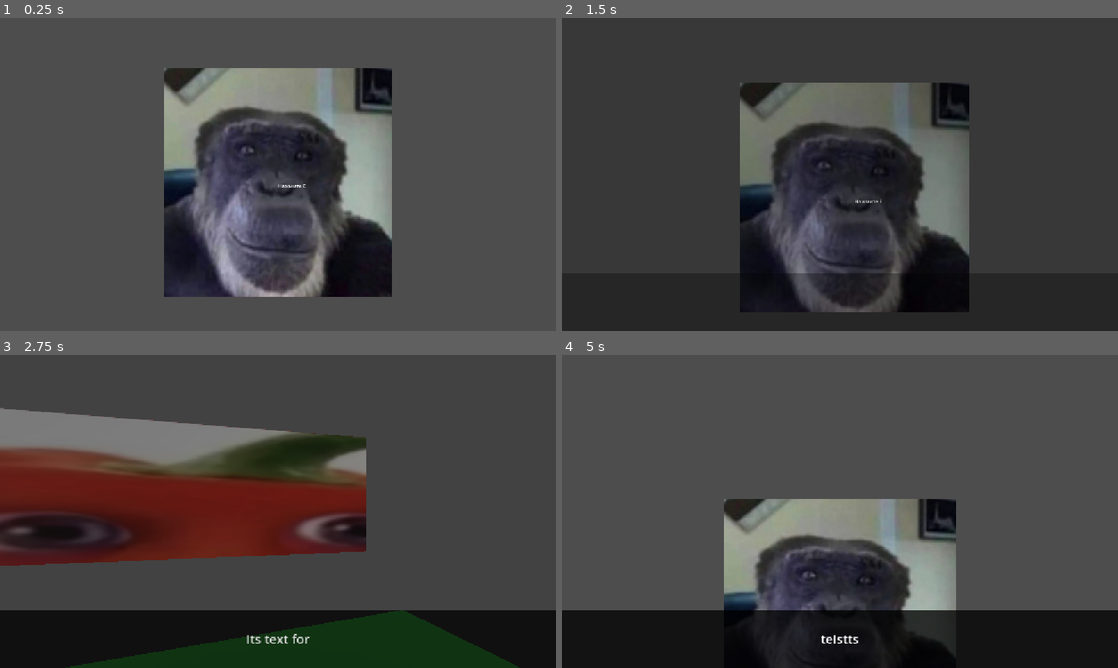
Above: before the commit, frames 1-4 (two rows, left to right).
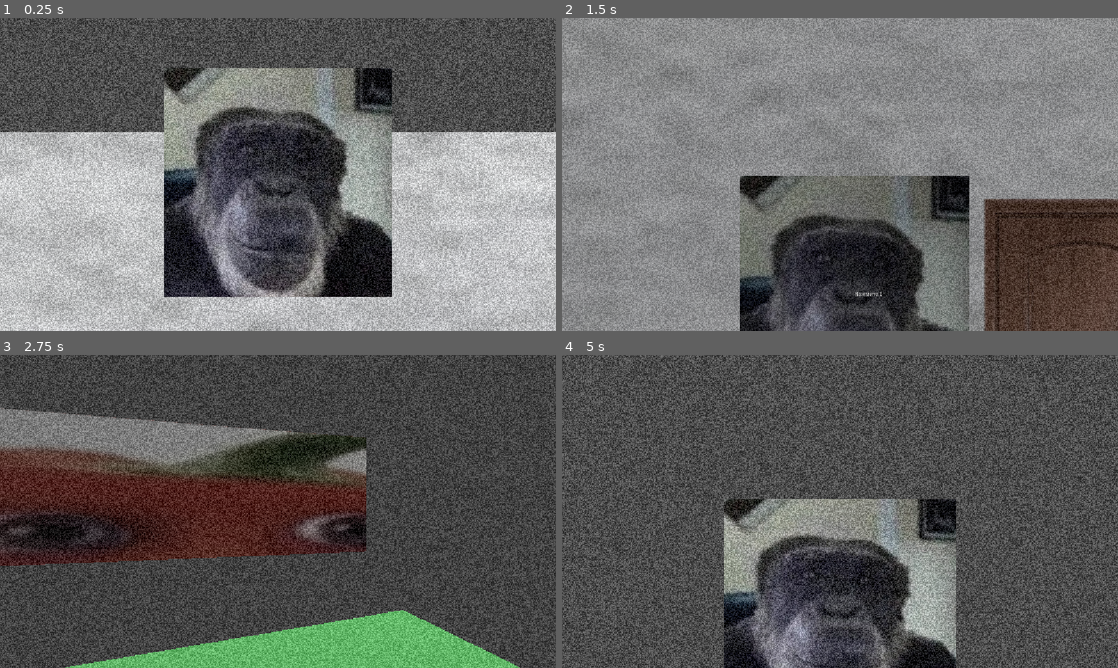
Above: after the commit, the same moments.

Repository: JustMan444/Game
Game: Godot game, scene res://scenes/будка_охраны.tscn
Two runs of this game, one before a commit and one after it. Both use one fixed random seed, a clock stepped at 60 frames per second and the inputs below. Sound files missing from this copy of the repository are replaced by a short silence.
Inputs (mouse positions are in pixels of both pictures, inside the frame that each line leads up to):
- Up to frame 1 (0.25 s): no input
- Up to frame 2 (1.5 s): tap Enter (ui_accept) at 0.5 s; move the mouse to (962, 158) at 0.52 s; hold D (move_right) 0.53-1.28 s; hold F 0.53-1.28 s; tap E (interact) at 0.6 s; click (962, 158) at 0.67 s; tap Space (jump) at 0.77, 1.07 s; move the mouse to (812, 174) at 1.27 s; hold W (move_forward) from 1.28 s (still down); tap F at 1.35 s; click (812, 174) at 1.42 s
- Up to frame 3 (2.75 s): keep holding W (move_forward); tap Space (jump) at 1.52, 1.82, 2.3 s; tap R at 1.55 s; move the mouse to (289, 505) at 2.02 s; hold R from 2.03 s (still down); click (289, 505) at 2.17 s
- Up to frame 4 (5 s): keep holding W (move_forward); move the mouse to (834, 517) at 2.77 s; release R at 2.78 s; tap Space (jump) at 2.85, 3.02, 3.32, 3.77, 4.07, 4.52, 4.82 s; click (834, 517) at 2.92 s; tap E (interact) at 3.05, 3.6 s; move the mouse to (878, 514) at 3.52 s; hold F 3.53-4.28 s; click (878, 514) at 3.67 s; move the mouse to (795, 508) at 4.27 s; tap F at 4.35 s; click (795, 508) at 4.42 s; tap R at 4.55 s

The runs differ from the first frame. In frame 1, 64% of the frame differs, in the area x 0-100%, y 0-100%; in frame 2, 91%; in frame 3, 46%; in frame 4, 46%.

Commit message:
Сделали много чего
Сделали будку охраны фоновую музыку шейдеры обсудили крутую концовку короче лютейший СЛОВО НЕ ПТИЧКА СКИБИДИ ЯИЧКО

Diff:
--- a/project.godot
+++ b/project.godot
@@ -26,6 +26,8 @@
 InputManager="*uid://boq0cxajgvyx3"
 TextManager="*uid://7lrbgbtndwps"
 Subtitle="*uid://cu6bx3e5dp6f4"
+ShaderManager="*uid://cd5byodykmyje"
+MusicManager="*uid://hax57yr18uie"
 
 [display]
 
--- /dev/null
+++ b/scenes/Coffee.gd
@@ -0,0 +1,4 @@
+extends Area2D
+
+func interact():
+	Subtitle.show_text("(The tea is so cold that it makes my soul sad... and I love tea, but since I'm at work and not paying for electricity, I can just turn the kettle back on later!)",0.09,10)
--- a/scenes/level.tscn
+++ b/scenes/level.tscn
@@ -39,3 +39,5 @@
 [node name="Player2D" parent="." unique_id=186757084 instance=ExtResource("1_2q6dc")]
 position = Vector2(-9.195782, 1027.5305)
 scale = Vector2(-0.0034010895, -0.18132715)
+
+[node name="CanvasLayer" type="CanvasLayer" parent="." unique_id=505215486]
--- a/scenes/objects/player_2d.tscn
+++ b/scenes/objects/player_2d.tscn
@@ -1,7 +1,7 @@
 [gd_scene format=3 uid="uid://d1vhq8sfeplqb"]
 
 [ext_resource type="Script" uid="uid://c0p78p0s0x2d" path="res://scripts/Player2D/player_2d.gd" id="1_itixg"]
-[ext_resource type="Texture2D" uid="uid://bbj5lv8yl221d" path="res://assets/images/Снимок экрана 2026-08-23 144101.png" id="2_yq0xm"]
+[ext_resource type="Texture2D" uid="uid://bbj5lv8yl221d" path="res://assets/images/Обезьяна.png" id="2_yq0xm"]
 
 [sub_resource type="RectangleShape2D" id="RectangleShape2D_qgm6r"]
 size = Vector2(734, 735)
@@ -11,6 +11,7 @@
 
 [node name="Player2D" type="CharacterBody2D" unique_id=186757084]
 script = ExtResource("1_itixg")
+jump_velocity = -1000.0
 
 [node name="Sprite" type="Sprite2D" parent="." unique_id=1531746195]
 texture = ExtResource("2_yq0xm")
--- a/scenes/будка_охраны.tscn
+++ b/scenes/будка_охраны.tscn
@@ -3,6 +3,20 @@
 [ext_resource type="PackedScene" uid="uid://d1vhq8sfeplqb" path="res://scenes/objects/player_2d.tscn" id="1_0f17b"]
 [ext_resource type="Script" uid="uid://7lswxl3s4rvy" path="res://scripts/Door/Door.gd" id="2_huq6g"]
 [ext_resource type="Texture2D" uid="uid://c0ylia515riqp" path="res://assets/images/Очень важная вещь!.png" id="3_huq6g"]
+[ext_resource type="Script" uid="uid://8pl02g7lai6v" path="res://scenes/Coffee.gd" id="4_hsrjk"]
+[ext_resource type="Texture2D" uid="uid://bbj5lv8yl221d" path="res://assets/images/Обезьяна.png" id="5_i84a3"]
+[ext_resource type="Texture2D" uid="uid://b0g1n57c13gd5" path="res://assets/images/Стена.png" id="6_wae84"]
+[ext_resource type="Texture2D" uid="uid://drakhm8146exb" path="res://assets/images/Кофе.png" id="7_ncnac"]
+[ext_resource type="Texture2D" uid="uid://2u31wm16yeor" path="res://assets/images/Дверь.png" id="8_vqmx0"]
+[ext_resource type="Texture2D" uid="uid://b4swi8beu26xd" path="res://assets/images/Снимок экрана 2026-08-25 130600.png" id="9_ncnac"]
+[ext_resource type="Texture2D" uid="uid://bg83kc6ocuin4" path="res://assets/images/Снимок экрана 2026-08-25 183614.png" id="10_awq4u"]
+[ext_resource type="Texture2D" uid="uid://b3e61g528evv4" path="res://assets/images/Снимок экрана 2026-08-25 182142.png" id="10_jb47g"]
+[ext_resource type="Texture2D" uid="uid://dr7f1vtgwqilr" path="res://assets/images/Снимок экрана 2026-08-25 181811.png" id="10_vqmx0"]
+[ext_resource type="Texture2D" uid="uid://cf3et8dvgj3rc" path="res://assets/images/Снимок экрана 2026-08-25 183521.png" id="13_awq4u"]
+[ext_resource type="Texture2D" uid="uid://dyx3oqsrpk3xf" path="res://assets/images/Снимок экрана 2026-08-25 182426.png" id="13_w2ktc"]
+[ext_resource type="Texture2D" uid="uid://dnddivyj7eg5i" path="res://assets/images/Снимок экрана 2026-08-25 183940-Photoroom.png" id="15_sqyn4"]
+[ext_resource type="Texture2D" uid="uid://cpmp22uqjdk66" path="res://assets/images/Снимок экрана 2026-08-25 184222-Photoroom.png" id="16_f4qvh"]
+[ext_resource type="Texture2D" uid="uid://bi6wp34515c8x" path="res://assets/images/Снимок экрана 2026-08-25 184531-Photoroom.png" id="17_f4qvh"]
 
 [sub_resource type="BoxMesh" id="BoxMesh_qgm6r"]
 
@@ -13,12 +27,101 @@
 size = Vector2(3868, 186.3548)
 
 [sub_resource type="RectangleShape2D" id="RectangleShape2D_qgm6r"]
-size = Vector2(335.64172, 191.54623)
+size = Vector2(164.86594, 191.54623)
+
+[sub_resource type="RectangleShape2D" id="RectangleShape2D_jrp6w"]
+size = Vector2(1072.7639, 84.7153)
 
 [sub_resource type="RectangleShape2D" id="RectangleShape2D_n34aw"]
-size = Vector2(237.96301, 141.62012)
+size = Vector2(64.14608, 97.97487)
+
+[sub_resource type="RectangleShape2D" id="RectangleShape2D_d45qh"]
+size = Vector2(8.686058, 61.607037)
+
+[sub_resource type="BoxMesh" id="BoxMesh_x2soh"]
+
+[sub_resource type="BoxMesh" id="BoxMesh_mbtxa"]
+
+[sub_resource type="BoxMesh" id="BoxMesh_n34aw"]
+
+[sub_resource type="BoxMesh" id="BoxMesh_jrp6w"]
+
+[sub_resource type="BoxMesh" id="BoxMesh_d45qh"]
+
+[sub_resource type="BoxMesh" id="BoxMesh_g384c"]
+
+[sub_resource type="BoxMesh" id="BoxMesh_m64i8"]
+
+[sub_resource type="BoxMesh" id="BoxMesh_rmjgw"]
+
+[sub_resource type="BoxMesh" id="BoxMesh_j3ygf"]
 
 [node name="БудкаОхраны" type="Node2D" unique_id=1092935491]
+
+[node name="Node2D" type="Node2D" parent="." unique_id=290572703]
+
+[node name="СнимокЭкрана20260823144101" type="Sprite2D" parent="Node2D" unique_id=796776651]
+position = Vector2(-904, 2631)
+texture = ExtResource("5_i84a3")
+
+[node name="СнимокЭкрана20260825125801" type="Sprite2D" parent="Node2D" unique_id=638794265]
+z_index = 1
+position = Vector2(-8431, 1166)
+texture = ExtResource("6_wae84")
+
+[node name="СнимокЭкрана20260825125802" type="Sprite2D" parent="Node2D" unique_id=1925542604]
+z_index = 1
+position = Vector2(-8431, 620)
+texture = ExtResource("6_wae84")
+
+[node name="СнимокЭкрана20260825125803" type="Sprite2D" parent="Node2D" unique_id=1478453012]
+z_index = 1
+position = Vector2(-8430, 66)
+texture = ExtResource("6_wae84")
+
+[node name="СнимокЭкрана20260825125804" type="Sprite2D" parent="Node2D" unique_id=1948038305]
+z_index = 1
+position = Vector2(-8430, -487)
+texture = ExtResource("6_wae84")
+
+[node name="СнимокЭкрана20260825125807" type="Sprite2D" parent="Node2D" unique_id=867442676]
+z_index = 1
+position = Vector2(-4963, 1161.5)
+texture = ExtResource("6_wae84")
+
+[node name="СнимокЭкрана20260825125808" type="Sprite2D" parent="Node2D" unique_id=300249621]
+z_index = 1
+position = Vector2(-4953, 605.5)
+texture = ExtResource("6_wae84")
+
+[node name="СнимокЭкрана20260825125809" type="Sprite2D" parent="Node2D" unique_id=1251271554]
+z_index = 1
+position = Vector2(-4949, 58.5)
+texture = ExtResource("6_wae84")
+
+[node name="СнимокЭкрана20260825125810" type="Sprite2D" parent="Node2D" unique_id=1610856062]
+z_index = 1
+position = Vector2(-4946, -475.5)
+texture = ExtResource("6_wae84")
+
+[node name="СнимокЭкрана20260825125811" type="Sprite2D" parent="Node2D" unique_id=629925143]
+position = Vector2(533, 1358)
+texture = ExtResource("6_wae84")
+
+[node name="СнимокЭкрана20260825125812" type="Sprite2D" parent="Node2D" unique_id=308585833]
+position = Vector2(533, -1134)
+scale = Vector2(0.9993382, 1)
+texture = ExtResource("6_wae84")
+
+[node name="СнимокЭкрана20260825125836" type="Sprite2D" parent="Node2D" unique_id=42756569]
+position = Vector2(-2260, 2187)
+texture = ExtResource("7_ncnac")
+
+[node name="СнимокЭкрана20260825130118" type="Sprite2D" parent="Node2D" unique_id=714390545]
+z_index = 1
+position = Vector2(-127, 233)
+scale = Vector2(4, 4)
+texture = ExtResource("8_vqmx0")
 
 [node name="MeshInstance2D" type="MeshInstance2D" parent="." unique_id=262952041]
 position = Vector2(22444, -5303)
@@ -26,7 +129,8 @@
 mesh = SubResource("BoxMesh_qgm6r")
 
 [node name="Player2D" parent="." unique_id=186757084 instance=ExtResource("1_0f17b")]
-position = Vector2(-3264, 466)
+z_index = 2
+position = Vector2(-6446, -785)
 
 [node name="StaticBody2D" type="StaticBody2D" parent="." unique_id=232853918]
 scale = Vector2(1, 6.8400006)
@@ -37,25 +141,124 @@
 shape = SubResource("RectangleShape2D_mbtxa")
 
 [node name="CollisionShape2D2" type="CollisionShape2D" parent="StaticBody2D" unique_id=280624100]
-position = Vector2(2218, -46.345024)
+position = Vector2(-3274, -73.1725)
 scale = Vector2(1, 2.9999998)
 shape = SubResource("RectangleShape2D_x2soh")
 
 [node name="CollisionShape2D" type="CollisionShape2D" parent="StaticBody2D" unique_id=545086285]
-position = Vector2(-4112.5, 404.60526)
+position = Vector2(-8317, 404.60535)
 scale = Vector2(49.24, 2.023392)
 shape = SubResource("RectangleShape2D_qgm6r")
 
+[node name="CollisionShape2D4" type="CollisionShape2D" parent="StaticBody2D" unique_id=294865386]
+position = Vector2(-6708, 179.51743)
+rotation = 3.1415927
+scale = Vector2(0.7798319, -1.0040485)
+shape = SubResource("RectangleShape2D_jrp6w")
+
 [node name="Area2D" type="Area2D" parent="." unique_id=432924909]
-position = Vector2(-384, 286)
+z_index = 1
+position = Vector2(-5873, 277.5)
 script = ExtResource("2_huq6g")
 
 [node name="CollisionShape2D" type="CollisionShape2D" parent="Area2D" unique_id=809121119]
-position = Vector2(-833.5, 122)
+position = Vector2(358.7505, 479.5)
 scale = Vector2(9.72, 14.319999)
 shape = SubResource("RectangleShape2D_n34aw")
 
 [node name="ОченьВажнаяВещь!" type="Sprite2D" parent="." unique_id=1305869176]
-position = Vector2(-1736, 867.99994)
-scale = Vector2(0.3444588, 0.450618)
+position = Vector2(58.000004, -1206.9999)
+scale = Vector2(0.31913045, 0.4828283)
 texture = ExtResource("3_huq6g")
+
+[node name="Area2D2" type="Area2D" parent="." unique_id=1846094971]
+z_index = 1
+position = Vector2(-6721, 159)
+script = ExtResource("4_hsrjk")
+
+[node name="CollisionShape2D" type="CollisionShape2D" parent="Area2D2" unique_id=1283525917]
+position = Vector2(-118.999985, 611)
+scale = Vector2(54.91556, 7.564071)
+shape = SubResource("RectangleShape2D_d45qh")
+
+[node name="СнимокЭкрана20260825130600" type="Sprite2D" parent="." unique_id=434509170]
+position = Vector2(-3141.0005, 2796)
+scale = Vector2(2.0322325, 0.56386846)
+texture = ExtResource("9_ncnac")
+
+[node name="MeshInstance2D2" type="MeshInstance2D" parent="." unique_id=1825093021]
+z_index = 1
+position = Vector2(-6664, 2391)
+scale = Vector2(4119.3955, 1963.1483)
+mesh = SubResource("BoxMesh_x2soh")
+texture = ExtResource("10_awq4u")
+
+[node name="MeshInstance2D3" type="MeshInstance2D" parent="." unique_id=132843928]
+z_index = 1
+position = Vector2(-7532.959, 1295.7418)
+scale = Vector2(69.37618, 229.28827)
+mesh = SubResource("BoxMesh_mbtxa")
+texture = ExtResource("10_jb47g")
+
+[node name="MeshInstance2D4" type="MeshInstance2D" parent="." unique_id=936113368]
+z_index = 1
+position = Vector2(-7400.959, 1296.742)
+scale = Vector2(-62.08984, 230.4296)
+mesh = SubResource("BoxMesh_n34aw")
+texture = ExtResource("10_jb47g")
+
+[node name="MeshInstance2D5" type="MeshInstance2D" parent="." unique_id=395613601]
+z_index = 1
+position = Vector2(-7467.959, 1158.7418)
+scale = Vector2(214.08249, 49.024986)
+mesh = SubResource("BoxMesh_jrp6w")
+texture = ExtResource("13_w2ktc")
+
+[node name="MeshInstance2D6" type="MeshInstance2D" parent="." unique_id=656191529]
+z_index = 1
+position = Vector2(-7093, 1259)
+scale = Vector2(147.75032, 383.12338)
+mesh = SubResource("BoxMesh_d45qh")
+texture = ExtResource("10_jb47g")
+
+[node name="MeshInstance2D7" type="MeshInstance2D" parent="." unique_id=586985096]
+z_index = 1
+position = Vector2(-6322, 1254.0001)
+scale = Vector2(-146.5353, 372.17786)
+mesh = SubResource("BoxMesh_g384c")
+texture = ExtResource("10_jb47g")
+
+[node name="MeshInstance2D8" type="MeshInstance2D" parent="." unique_id=399391208]
+z_index = 1
+position = Vector2(-6710, 1006)
+scale = Vector2(999.0834, 134.38399)
+mesh = SubResource("BoxMesh_m64i8")
+texture = ExtResource("10_vqmx0")
+
+[node name="MeshInstance2D9" type="MeshInstance2D" parent="." unique_id=1279850976]
+z_index = 1
+position = Vector2(-7531.959, 999.7419)
+scale = Vector2(85.44237, 265.4838)
+mesh = SubResource("BoxMesh_rmjgw")
+texture = ExtResource("13_w2ktc")
+
+[node name="MeshInstance2D10" type="MeshInstance2D" parent="." unique_id=660338921]
+position = Vector2(-6587.9995, 259.0001)
+scale = Vector2(3381.77, -2342.453)
+mesh = SubResource("BoxMesh_j3ygf")
+texture = ExtResource("13_awq4u")
+
+[node name="СнимокЭкрана20260825183940Photoroom" type="Sprite2D" parent="." unique_id=912924735]
+position = Vector2(-6934, 798)
+texture = ExtResource("15_sqyn4")
+
+[node name="СнимокЭкрана20260825184222Photoroom" type="Sprite2D" parent="." unique_id=30219560]
+position = Vector2(-5485.0005, 768)
+scale = Vector2(2.2747896, 2.446053)
+texture = ExtResource("16_f4qvh")
+
+[node name="СнимокЭкрана20260825184531Photoroom" type="Sprite2D" parent="." unique_id=2094550385]
+position = Vector2(-6669.0005, 1278.0001)
+rotation = 0.07079998
+scale = Vector2(0.5, 0.5)
+texture = ExtResource("17_f4qvh")
--- /dev/null
+++ b/scripts/Music_Manager.gd
@@ -0,0 +1,55 @@
+extends Node
+var music_player: AudioStreamPlayer = null
+
+# Твой список треков. Просто дописывай новые файлы через запятую!
+var playlist: Array[String] = [
+	"res://assets/audio/kevin-macleod-horizon.mp3",
+	"res://assets/audio/kevin-macleod-bridge.mp3"
+	# "res://audio/track2.mp3",
+	# "res://audio/track3.mp3",
+]
+func _ready():
+	_start_background_music()
+func _start_background_music():
+	if playlist.is_empty():
+		print("Музыкальный менеджер: Плейлист пуст, играть нечего!")
+		return
+
+	music_player = AudioStreamPlayer.new()
+	get_tree().root.add_child.call_deferred(music_player)
+
+	# Ждём один кадр, чтобы нода встала в дерево
+	await get_tree().process_frame
+
+	# Автоматическое переключение: когда трек доиграет, сработает следующая случайная песня
+	music_player.finished.connect(_play_random_track)
+
+	# Запускаем первую песню
+	_play_random_track()
+
+func _play_random_track():
+	if playlist.is_empty(): return
+
+	# 1. Перемешиваем плейлист случайным образом
+	playlist.shuffle()
+
+	# 2. БЕРЕМ САМЫЙ ПЕРВЫЙ ТРЕК ИЗ ПЕРЕМЕШАННОГО СПИСКА (Исправлено!)
+	var random_track_path = playlist[0]
+	var track = load(random_track_path)
+
+	if track:
+		music_player.stream = track
+
+		# НАСТРОЙКА ГРОМКОСТИ (В децибелах. Чем ниже в минус — тем тише!)
+		music_player.volume_db = -15.0
+
+		# Отключаем встроенный Loop у трека, чтобы он мог закончиться и вызвать сигнал finished
+		if music_player.stream.has_method("set_loop"):
+			music_player.stream.loop = false
+		elif music_player.stream is AudioStreamMP3:
+			music_player.stream.loop = false
+
+		music_player.play()
+		print("Музыкальный менеджер: Сейчас играет: ", random_track_path)
+	else:
+		print("Музыкальный менеджер: Не удалось загрузить трек по пути: ", random_track_path)
--- a/scripts/Player2D/player_2d.gd
+++ b/scripts/Player2D/player_2d.gd
@@ -28,11 +28,6 @@
 	# Прыжок
 	if Input.is_action_just_pressed("jump") and is_on_floor():
 		velocity.y = jump_velocity
-	if Input.is_key_pressed(KEY_F):
-		print("TEST")
-		#TextManager.show_text("Этот текст будет печататься медленно", 0.5, 10.0)
-		#TextManager.show_text("ffffff")
-		Subtitle.show_text("Its text for dialog its just test",0.1,15)
 	# Горизонтальное движение
 	var direction = Input.get_axis("move_left", "move_right")
 	if direction:
--- /dev/null
+++ b/scripts/ShaderManager.gd
@@ -0,0 +1,71 @@
+extends Node
+
+var canvas: CanvasLayer = null
+var shader_rect: ColorRect = null
+var _initialized: bool = false
+
+func _ready():
+	# Инициализируем фильтр автоматически при старте игры
+	_initialize_filter()
+
+func _initialize_filter():
+	if _initialized:
+		return
+
+	# Создаём CanvasLayer поверх всей игры (и 2D, и 3D)
+	canvas = CanvasLayer.new()
+	canvas.layer = 9 # Чуть ниже текста субтитров (у него 10), чтобы текст не окрашивался в красный
+	get_tree().root.add_child.call_deferred(canvas)
+
+	# Ждём один кадр, чтобы Godot создал слой
+	await get_tree().process_frame
+
+	# Создаём полноэкранный ColorRect
+	shader_rect = ColorRect.new()
+	shader_rect.name = "RetroHorrorFilter"
+
+	# Намертво растягиваем на весь экран (адаптивная верстка)
+	shader_rect.anchor_left = 0.0
+	shader_rect.anchor_right = 1.0
+	shader_rect.anchor_top = 0.0
+	shader_rect.anchor_bottom = 1.0
+	shader_rect.offset_left = 0
+	shader_rect.offset_right = 0
+	shader_rect.offset_top = 0
+	shader_rect.offset_bottom = 0
+
+	# Игнорируем мышь, чтобы не ломать клики и управление в 3D
+	shader_rect.mouse_filter = Control.MOUSE_FILTER_IGNORE
+
+	# Загружаем наш файл шейдера
+	var shader_file = load("res://sheiders/retro_horror.gdshader")
+	if shader_file:
+		var mat = ShaderMaterial.new()
+		mat.shader = shader_file
+		shader_rect.material = mat
+		print("ShaderManager: Ретро-хоррор фильтр успешно запущен!")
+	else:
+		print("ShaderManager: КРИТИЧЕСКАЯ ОШИБКА! Шейдер по пути res://sheiders/retro_horror.gdshader не найден!")
+
+	canvas.add_child(shader_rect)
+	_initialized = true
+
+# --- УПРАВЛЕНИЕ ЭФФЕКТАМИ ИЗ ЛЮБОГО СКРИПТА ---
+
+# Плавно изменить уровень серости (1.0 — полный чб, 0.0 — цветная игра)
+func fade_desaturation(target_value: float, duration: float = 1.0):
+	if not shader_rect or not shader_rect.material: return
+	var tween = create_tween()
+	tween.tween_property(shader_rect.material, "shader_parameter/desaturation_level", target_value, duration)
+
+# Плавно включить/выключить красное безумие (1.0 — кровавый экран, 0.0 — обычный чб)
+func fade_insanity(target_value: float, duration: float = 1.0):
+	if not shader_rect or not shader_rect.material: return
+	var tween = create_tween()
+	tween.tween_property(shader_rect.material, "shader_parameter/insanity_level", target_value, duration)
+
+# Плавно изменить силу шума плёнки
+func fade_grain(target_value: float, duration: float = 1.0):
+	if not shader_rect or not shader_rect.material: return
+	var tween = create_tween()
+	tween.tween_property(shader_rect.material, "shader_parameter/grain_amount", target_value, duration)
--- a/scripts/Subtitle.gd
+++ b/scripts/Subtitle.gd
@@ -66,7 +66,7 @@
 
 	_initialized = true
 
-func show_text(text: String, speed: float = 0.04, duration: float = 2.0):
+func show_text_and_bred(text: String, speed: float = 0.04, duration: float = 2.0):
 	if not _initialized:
 		await _ensure_initialized()
 	if is_showing:
@@ -95,12 +95,55 @@
 	bg.hide()
 	is_showing = false
 
+func show_text(text: String, speed: float = 0.04, duration: float = 2.0):
+	if not _initialized:
+		await _ensure_initialized()
+
+	# Мгновенно рубим все старые процессы печати и таймеры
+	stop()
+
+	is_showing = true
+
+	# Сразу закидываем ЦЕЛЫЙ текст в память лейбла (скрывая все буквы)
+	label.text = text
+	label.visible_characters = 0
+	bg.modulate.a = 0.0
+	bg.show()
+
+	# === ВЕСЬ ПРОЦЕСС В ОДНОМ ТВИНЕ (Асинхронная цепочка) ===
+	tween = create_tween()
+
+	# 1. Плавно проявляем черную полосу за 0.2 сек
+	tween.tween_property(bg, "modulate:a", 1.0, 0.2)
+
+	# 2. Анимируем появление букв (от 0 до полной длины строки)
+	# Время анимации = количество букв * скорость
+	var typing_duration = text.length() * speed
+	tween.tween_property(label, "visible_characters", text.length(), typing_duration)
+
+	# 3. Делаем паузу (время удержания текста на экране)
+	tween.tween_interval(duration)
+
+	# 4. Плавно скрываем черную полосу обратно в прозрачность за 0.2 сек
+	tween.tween_property(bg, "modulate:a", 0.0, 0.2)
+
+	# 5. Когда вся цепочка твина завершилась — убираем видимость и сбрасываем флаг
+	tween.tween_callback(func():
+		bg.hide()
+		label.text = ""
+		is_showing = false
+	)
+
 func stop():
+	# Твины в Godot 4 убивают ВСЮ цепочку (и анимацию, и паузы, и колбэки)
 	if tween and tween.is_valid():
 		tween.kill()
+		tween = null
+
 	if bg:
 		bg.modulate.a = 0.0
 		bg.hide()
 	if label:
 		label.text = ""
+		label.visible_characters = -1 # -1 означает показывать все буквы по дефолту
 	is_showing = false
--- /dev/null
+++ b/sheiders/retro_horror.gdshader
@@ -0,0 +1,41 @@
+shader_type canvas_item;
+
+// Ссылка на экран под шейдером
+uniform sampler2D screen_texture : hint_screen_texture, repeat_disable, filter_nearest;
+
+// Сила обесцвечивания (0.0 — оригинальные цвета игры, 1.0 — полный ч/б нуар)
+uniform float desaturation_level : hint_range(0.0, 2.0) = 0.4;
+
+// Сила безумия (0.0 — нуар, 1.0 — полный психодел и красный цвет)
+uniform float insanity_level : hint_range(0.0, 2.0) = 0.0;
+
+// Сила зернистости
+uniform float grain_amount : hint_range(0.0, 2.0) = 0.3;
+
+// Простейший генератор случайного шума
+float noise(vec2 co) {
+    return fract(sin(dot(co, vec2(12.9898, 78.233))) * 43758.5453);
+}
+
+void fragment() {
+    // Получаем текущий цвет пикселя с экрана
+    vec4 tex_color = texture(screen_texture, SCREEN_UV);
+
+    // 1. ВЫЧИСЛЯЕМ ЧЕРНО-БЕЛЫЙ ВАРИАНТ (Формула светимости)
+    float luma = dot(tex_color.rgb, vec3(0.299, 0.587, 0.114));
+    vec3 bw_color = vec3(luma);
+
+    // Смешиваем оригинальный цвет и ч/б в зависимости от ползунка серости
+    vec3 base_gray_color = mix(tex_color.rgb, bw_color, desaturation_level);
+
+    // 2. НАКЛАДЫВАЕМ КРАСНЫЙ ЭФФЕКТ БЕЗУМИЯ
+    // Берем за основу нашу настроенную серость и уводим в кроваво-красный тон
+    vec3 crazy_color = vec3(luma * 1.5, luma * 0.2, luma * 0.2);
+    vec3 final_color = mix(base_gray_color, crazy_color, insanity_level);
+
+    // 3. НАКЛАДЫВАЕМ ПЛЁНОЧНОЕ ЗЕРНО (зависит от времени TIME)
+    float grain = (noise(UV + vec2(TIME, TIME)) - 0.5) * grain_amount;
+    final_color += vec3(grain);
+
+    COLOR = vec4(final_color, tex_color.a);
+}
Not shown, added: assets/audio/kevin-macleod-bridge.mp3.import
Not shown, added: assets/audio/kevin-macleod-horizon.mp3.import
Binary file added: assets/images/Дверь.png
Not shown, added: assets/images/Дверь.png.import
Binary file added: assets/images/Кофе.png
Not shown, added: assets/images/Кофе.png.import
Renamed: assets/images/Снимок экрана 2026-08-23 144101.png -> assets/images/Обезьяна.png
Not shown, added: assets/images/Обезьяна.png.import
Not shown, removed: assets/images/Снимок экрана 2026-08-23 144101.png.import
Binary file added: assets/images/Снимок экрана 2026-08-25 130600.png
Not shown, added: assets/images/Снимок экрана 2026-08-25 130600.png.import
Binary file added: assets/images/Снимок экрана 2026-08-25 181811.png
(and 35 more such lines)
